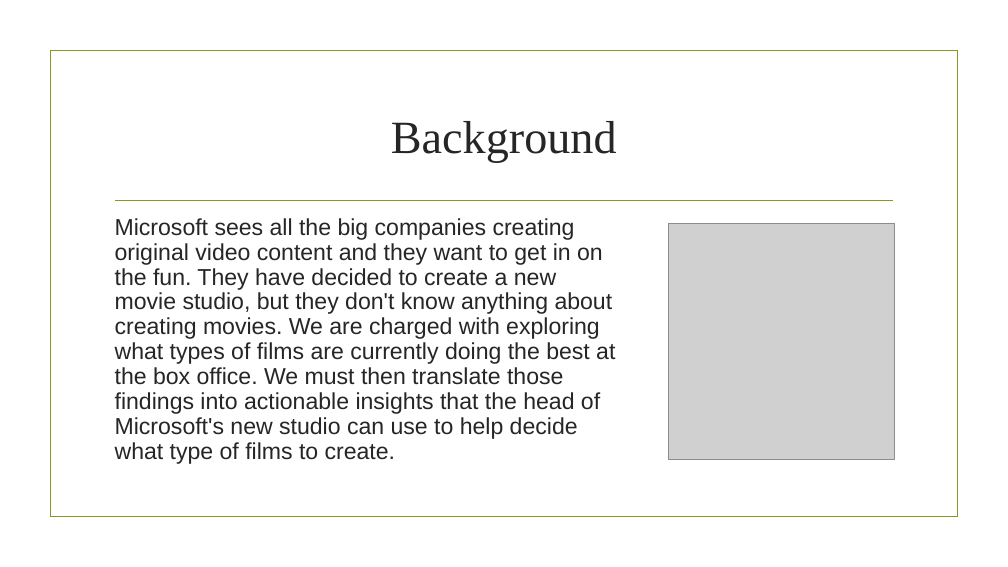
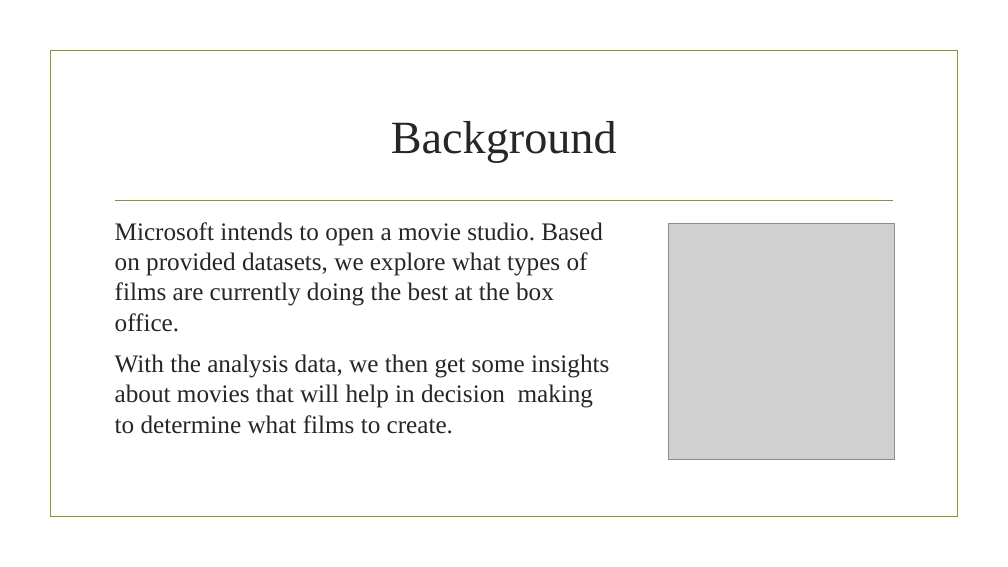
Before and after one commit to S-Kagwi/dsc-phase-1-project-v2-4, a slide deck: slide 2 of Presentation.pptx. Drawn at 1008x567 pixels with LibreOffice and Linux fonts; fonts in the diff are those of the drawing; grey boxes stand for pictures; background and template pictures are left out. Boxes give left, top, right and bottom in pixels: in the first picture for what was removed or moved away, otherwise in the second. Text is boxed around its words. In the diff, an @@ line names an element or a change of style, - is before the commit and + after.

```diff
--- a/Presentation.pptx
+++ b/Presentation.pptx
@@ text at box(115, 222, 609, 434): text changed; size 22 to 24 pt; font Arial to Times New Roman @@
-Microsoft sees all the big companies creating original video content and they want to get in on the fun. They have decided to create a new movie studio, but they don't know anything about creating movies. We are charged with exploring what types of films are currently doing the best at the box office. We must then translate those findings into actionable insights that the head of Microsoft's new studio can use to help decide what type of films to create.
+Microsoft intends to open a movie studio. Based on provided datasets, we explore what types of films are currently doing the best at the box office.
+With the analysis data, we then get some insights about movies that will help in decision making to determine what films to create.
```
Also in this commit, not shown: 4 other slides changed, 3 other files.
